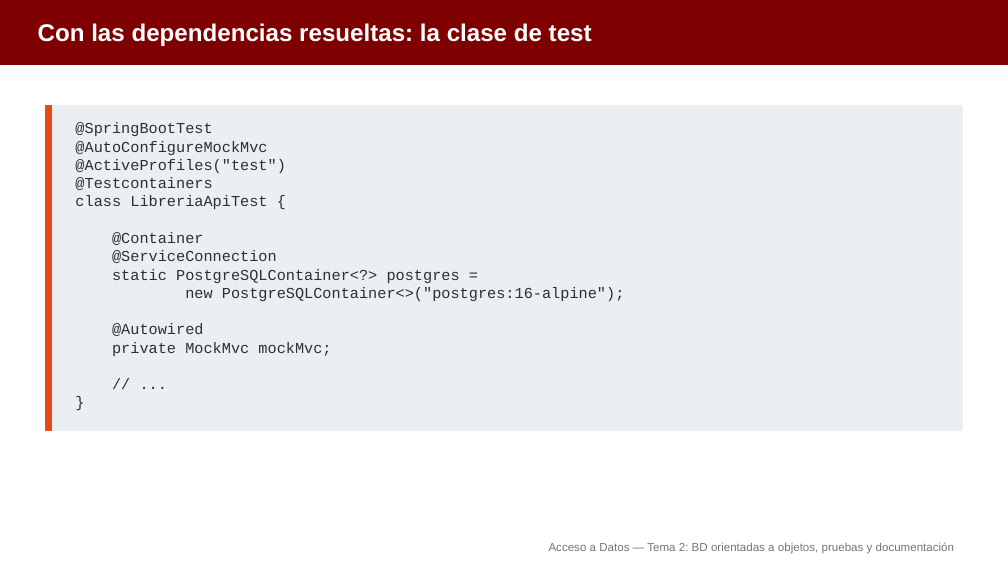
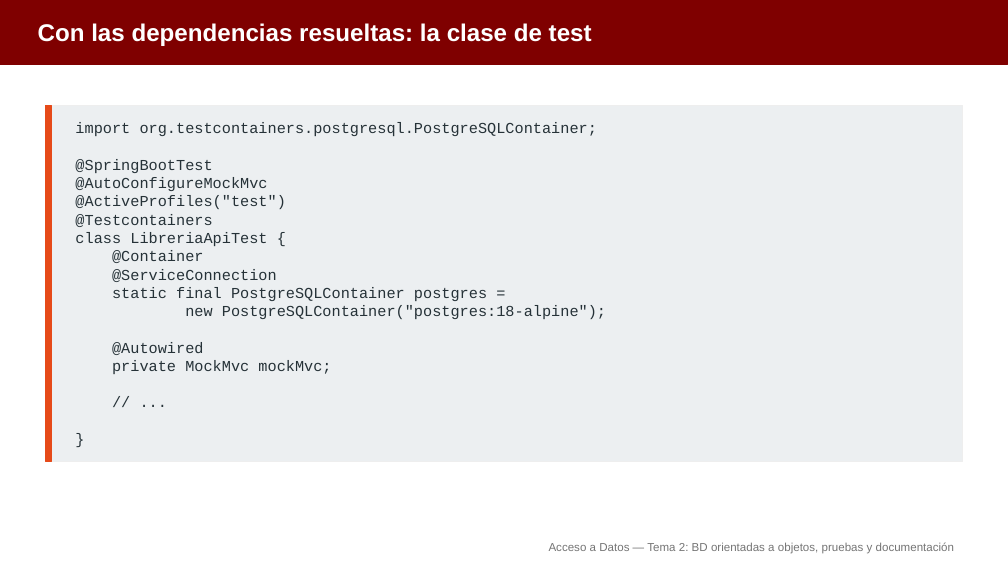
Before and after one commit to aitorventura/acceso-a-datos, a slide deck: slide 11 of docs/tema2/diapositivas/bd-orientadas-a-objetos.pptx (slide 13 before the commit). Drawn at 1008x567 pixels with LibreOffice and Linux fonts; fonts in the diff are those of the drawing. Boxes give left, top, right and bottom in pixels: in the first picture for what was removed or moved away, otherwise in the second. Text is boxed around its words. In the diff, an @@ line names an element or a change of style, - is before the commit and + after.

```diff
--- a/docs/tema2/diapositivas/bd-orientadas-a-objetos.pptx
+++ b/docs/tema2/diapositivas/bd-orientadas-a-objetos.pptx
@@ rectangle: place and size @@
-rectangle at box(45, 106, 963, 431)
+rectangle at box(45, 106, 963, 461)
@@ rectangle: place and size @@
-rectangle at box(45, 106, 51, 431)
+rectangle at box(45, 106, 51, 461)
@@ text at box(75, 122, 597, 136): paragraph added @@
+import org.testcontainers.postgresql.PostgreSQLContainer;
@@ text at box(112, 287, 606, 319): text changed @@
-static PostgreSQLContainer<?> postgres =
-new PostgreSQLContainer<>("postgres:16-alpine");
+static final PostgreSQLContainer postgres =
+new PostgreSQLContainer("postgres:18-alpine");
```
Also in this commit, not shown: 10 other slides changed, 2 slides removed, 2 other files.
